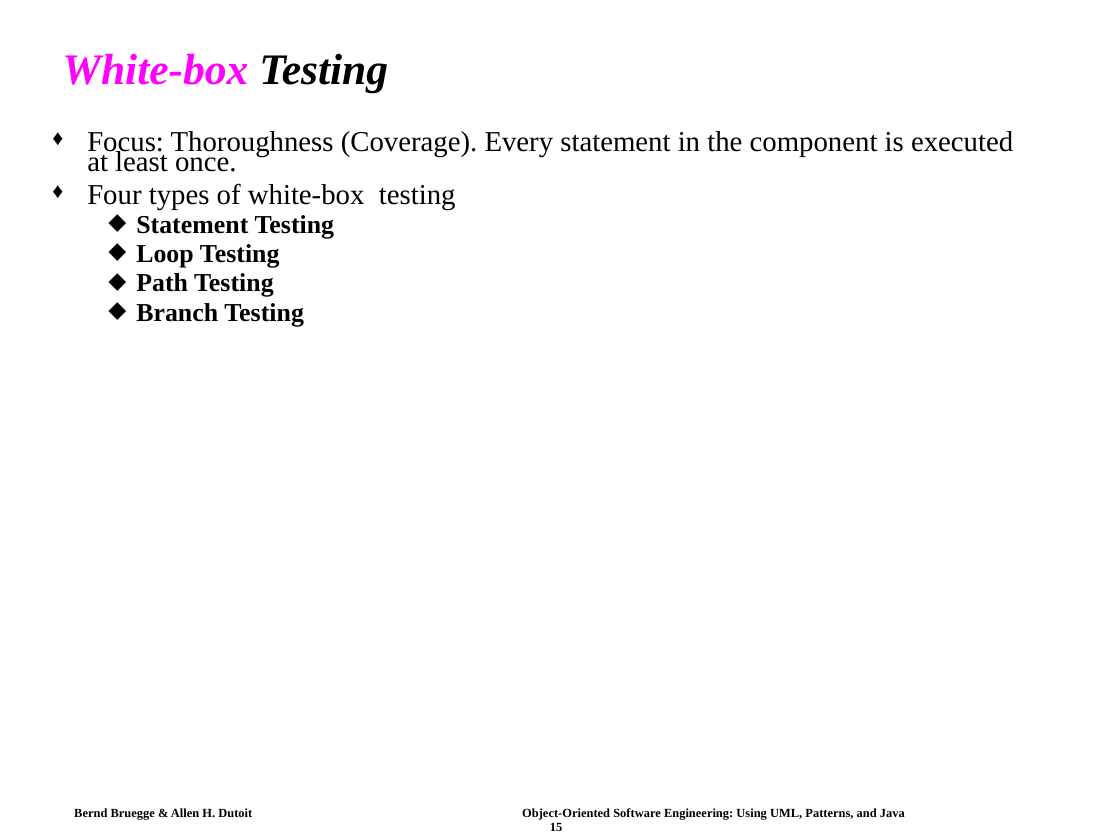
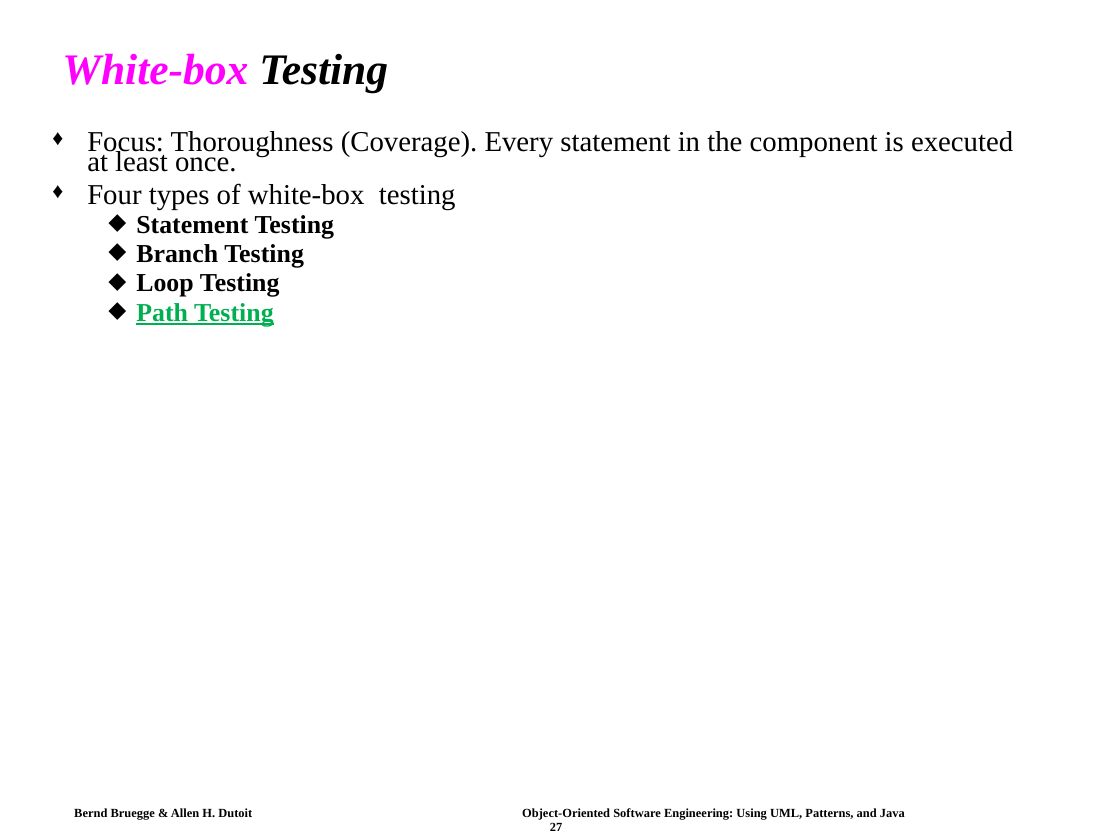
Before and after one commit to swtv-kaist/cs350-fall25, a slide deck: slide 27 of slides/lec21-ch11-testing-OOSE.ppt (slide 15 before the commit). Drawn at 1120x840 pixels with LibreOffice and Linux fonts; fonts in the diff are those of the drawing. Boxes give left, top, right and bottom in pixels: in the first picture for what was removed or moved away, otherwise in the second. Text is boxed around its words. In the diff, an @@ line names an element or a change of style, - is before the commit and + after.

```diff
--- a/slides/lec21-ch11-testing-OOSE.ppt
+++ b/slides/lec21-ch11-testing-OOSE.ppt
@@ text at [136, 244, 304, 268]: paragraph added @@
+  ⬥ Branch Testing
@@ text at [136, 303, 304, 327]: paragraph removed @@
-  ⬥ Branch Testing
@@ text at [136, 303, 274, 327]: text colour #000000 to #00B050, underline on in "Path Testing" @@
@@ text at [74, 808, 905, 831]: text changed @@
-Bernd Bruegge & Allen H. Dutoit Object-Oriented Software Engineering: Using UML, Patterns, and Java 15
+Bernd Bruegge & Allen H. Dutoit Object-Oriented Software Engineering: Using UML, Patterns, and Java 27
```
Also in this commit, not shown: 8 other slides changed, 10 slides added, 22 slides removed, 1 other file.
